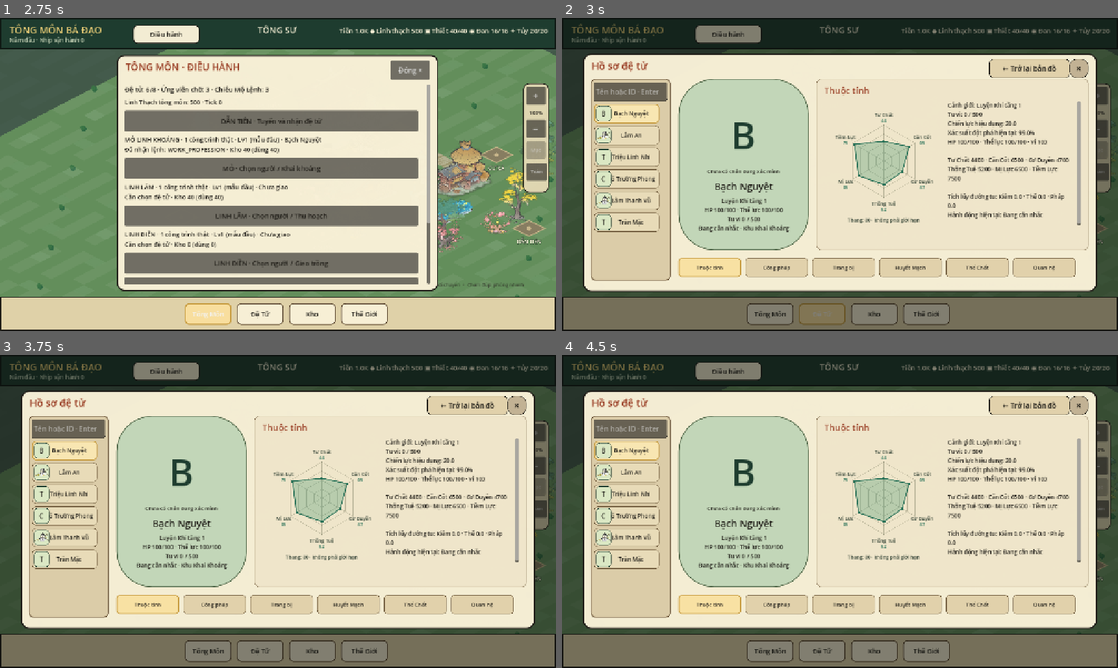
Above: before the commit, frames 1-4 (two rows, left to right).
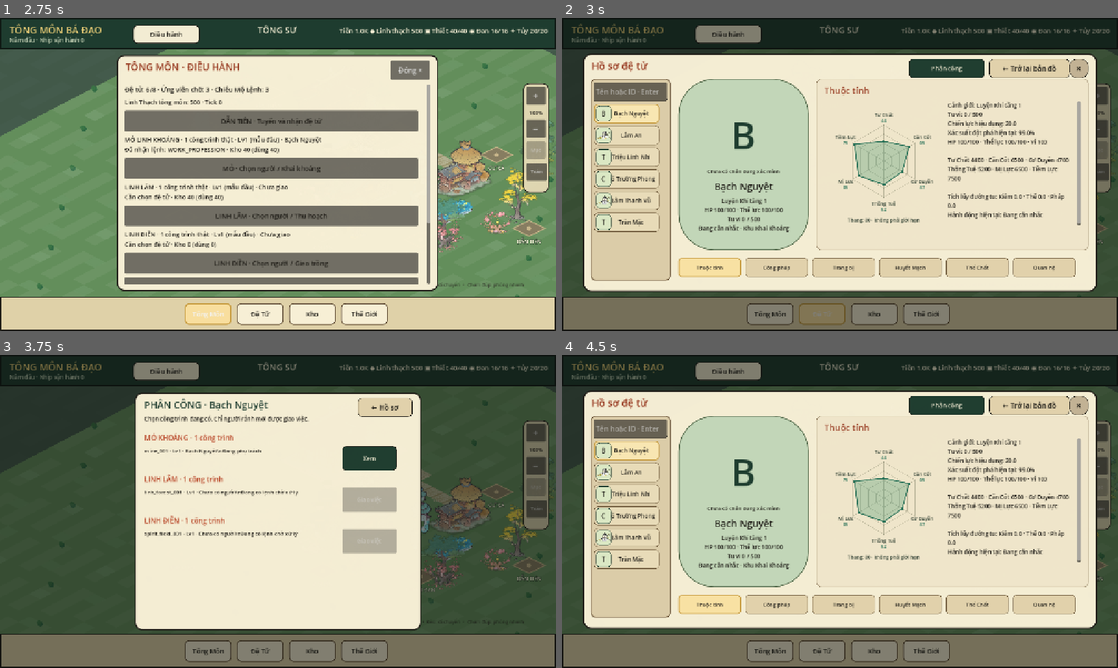
Above: after the commit, the same moments.

Repository: vuanhtuan161094-byte/TongMonBaDao
Game: Godot game, scene res://scenes/p3/p3_2_landscape_sect.tscn
The game is run twice, just before and just after one commit, with the same random seed, the same clock (stepped at 60 frames per second) and the same inputs.
Inputs (mouse positions are in pixels of both pictures, inside the frame that each line leads up to):
- Up to frame 1 (2.75 s): click (177, 115) at 0.52 s; click "Khai khoáng" at 1.25 s; click "Tông Môn" at 2 s
- Up to frame 2 (3 s): click "Đệ Tử" at 2.75 s
- Up to frame 3 (3.75 s): click (383, 405) at 3.5 s, where only the run after the commit has a clickable "Phân công"
- Up to frame 4 (4.5 s): click (945, 408) at 4.25 s, where only the run after the commit has a clickable "← Hồ sơ"

Frame 1 is identical in both runs. In frame 2, 0.8% of the frame differs, in the area x 62-76%, y 13-20%; in frame 3, 51%, in the area x 3-97%, y 11-88%; in frame 4, 0.8%.

Commit message:
feat(G1.5): real quick disciple-to-worksite actions from summary/deep profile [skip ci]

Diff:
--- a/godot/src/presentation/p3_2_landscape_sect.gd
+++ b/godot/src/presentation/p3_2_landscape_sect.gd
@@ -3532,6 +3532,19 @@
     _add_summary_order_button("Nghỉ", Vector2(110, 398), Vector2(82, 38), WorkforceSystem.COMMAND_REST)
     _add_summary_order_button("Về tông", Vector2(198, 398), Vector2(94, 38), WorkforceSystem.COMMAND_RETURN_SECT)
     _add_summary_order_button("Khai khoáng", Vector2(16, 442), Vector2(132, 38), WorkforceSystem.COMMAND_WORK, str(WorkforceSystem.PROF_MINING))
+    # Authentic V2 selects an actual Mine/Forest/Field instance instead of
+    # issuing a generic historical Mine command without a worksite.
+    var quick_assign := Button.new()
+    quick_assign.name = "SummaryQuickAssignment"
+    quick_assign.text = "Phân công"
+    quick_assign.position = Vector2(16,442)
+    quick_assign.size = Vector2(132,38)
+    quick_assign.add_theme_font_size_override("font_size",13)
+    quick_assign.add_theme_stylebox_override("normal",_style(JADE_DARK,INK,1,8))
+    quick_assign.add_theme_color_override("font_color",PAPER_LIGHT)
+    quick_assign.visible = false
+    quick_assign.pressed.connect(_open_selected_disciple_quick_assignment)
+    disciple_summary_panel.add_child(quick_assign)
     _add_summary_order_button("Luyện khí", Vector2(160, 442), Vector2(132, 38), WorkforceSystem.COMMAND_WORK, str(WorkforceSystem.PROF_FORGING))
     # V2 only: a real paid Body-training command replaces the legacy forge
     # shortcut at the same location. It does not act as a free EXP button.
@@ -3573,6 +3586,8 @@
     button.text = text
     if kind == WorkforceSystem.COMMAND_WORK and target == str(WorkforceSystem.PROF_FORGING):
         button.name = "SummaryLegacyForge"
+    if kind == WorkforceSystem.COMMAND_WORK and target == str(WorkforceSystem.PROF_MINING):
+        button.name = "SummaryLegacyMining"
     button.position = pos
     button.size = button_size
     button.add_theme_font_size_override("font_size", 12)
@@ -3641,9 +3656,15 @@
 
     var authentic_v2 := bool(snapshot.get("authentic_v2", false))
     var legacy_forge: Button = disciple_summary_panel.get_node_or_null("SummaryLegacyForge")
+    var legacy_mine: Button = disciple_summary_panel.get_node_or_null("SummaryLegacyMining")
+    var v2_quick: Button = disciple_summary_panel.get_node_or_null("SummaryQuickAssignment")
     var v2_body: Button = disciple_summary_panel.get_node_or_null("SummaryV2BodyTraining")
     if legacy_forge != null:
         legacy_forge.visible = not authentic_v2
+    if legacy_mine != null:
+        legacy_mine.visible = not authentic_v2
+    if v2_quick != null:
+        v2_quick.visible = authentic_v2
     if v2_body != null:
         v2_body.visible = authentic_v2
     var identity: Dictionary = snapshot["identity"]
@@ -3964,6 +3985,157 @@
     deep_restore_summary = true
     _open_disciple_deep_screen(selected_id, "Thuộc tính")
 
+# G1.5: fast disciple-to-building assignment. UI-only, no separate
+# workforce model: every eventual transfer goes through the existing picker
+# and its single-job/canonical-worksite/active-timer guards.
+func _open_selected_disciple_quick_assignment() -> void:
+    if selected_id != &"":
+        _open_disciple_quick_assignment(selected_id)
+
+func _open_disciple_quick_assignment(disciple_id: StringName) -> void:
+    if not state.disciples.has(disciple_id):
+        return
+    var disciple: DiscipleState = state.disciples[disciple_id]
+    var returning_to_summary := _disciple_summary_is_open()
+    selected_id = disciple_id
+    _hide_disciple_summary()
+    _clear_popup()
+    _add_dim()
+
+    var panel := Panel.new()
+    panel.name = "DiscipleQuickAssignment"
+    panel.position = Vector2(310,87)
+    panel.size = Vector2(660,546)
+    panel.add_theme_stylebox_override("panel",_style(PAPER_LIGHT,INK,3,16))
+    popup_layer.add_child(panel)
+
+    var heading := _label(panel,"PHÂN CÔNG · %s" % disciple.display_name,Vector2(22,12),Vector2(475,37),22)
+    heading.add_theme_color_override("font_color",JADE_DARK)
+    var description := _label(panel,"Chọn công trình đang có. Chỉ người rảnh mới được giao việc.",Vector2(22,51),Vector2(604,29),13)
+    description.add_theme_color_override("font_color",INK)
+    var back := Button.new()
+    back.name = "DiscipleQuickAssignmentBack"
+    back.text = "← Hồ sơ"
+    back.position = Vector2(514,12)
+    back.size = Vector2(125,43)
+    back.add_theme_color_override("font_color",INK)
+    back.add_theme_stylebox_override("normal",_style(Color(0.88,0.82,0.67),INK,1,8))
+    back.pressed.connect(Callable(self,"_return_from_disciple_quick_assignment").bind(disciple_id,returning_to_summary))
+    panel.add_child(back)
+
+    var scroll := ScrollContainer.new()
+    scroll.name = "DiscipleQuickAssignmentScroll"
+    scroll.position = Vector2(22,92)
+    scroll.size = Vector2(614,427)
+    panel.add_child(scroll)
+    var rows := VBoxContainer.new()
+    rows.name = "DiscipleQuickAssignmentRows"
+    rows.custom_minimum_size = Vector2(587,0)
+    rows.add_theme_constant_override("separation",8)
+    scroll.add_child(rows)
+
+    var count := 0
+    var definitions := [
+        {"type":BuildingSystem.TYPE_MINE,"name":"MỎ KHOÁNG"},
+        {"type":BuildingSystem.TYPE_LINH_FOREST,"name":"LINH LÂM"},
+        {"type":BuildingSystem.TYPE_SPIRIT_FIELD,"name":"LINH ĐIỀN"}
+    ]
+    for item in definitions:
+        var building_type := StringName(item["type"])
+        var instances := ResourceBuildingExpansionPolicyV2.existing_instances(state,building_type)
+        var group_name := Label.new()
+        group_name.text = "%s · %d công trình" % [str(item["name"]),instances.size()]
+        group_name.add_theme_font_size_override("font_size",16)
+        group_name.add_theme_color_override("font_color",CINNABAR)
+        rows.add_child(group_name)
+        for building in instances:
+            count += 1
+            var occupants := _workforce_occupants(building)
+            var reason := _workforce_candidate_reason(disciple,building,occupants)
+            var already_owner := reason == "Đang phụ trách"
+            var can_assign := reason == "" or already_owner
+            var entry := HBoxContainer.new()
+            entry.name = "QuickAssignRow_%s" % str(building.id)
+            entry.custom_minimum_size = Vector2(582,56)
+            entry.add_theme_constant_override("separation",8)
+            rows.add_child(entry)
+            var info := Label.new()
+            info.name = "QuickAssignStatus_%s" % str(building.id)
+            var busy_worker := ""
+            if occupants.size() == 1 and state.disciples.has(occupants[0]):
+                busy_worker = state.disciples[occupants[0]].display_name
+            var occupation := "Chưa có người" if occupants.is_empty() else (
+                busy_worker if busy_worker != "" else "%d người" % occupants.size()
+            )
+            info.text = "%s · Lv%d · %s\\n%s" % [
+                str(building.id),building.level,occupation,
+                ("Đang phụ trách" if already_owner else "Có thể nhận việc" if reason == "" else reason)
+            ]
+            info.custom_minimum_size = Vector2(448,52)
+            info.autowrap_mode = TextServer.AUTOWRAP_WORD_SMART
+            info.add_theme_font_size_override("font_size",12)
+            info.add_theme_color_override("font_color",INK)
+            entry.add_child(info)
+            var choose := Button.new()
+            choose.name = "QuickAssignTarget_%s" % str(building.id)
+            choose.text = "Xem" if already_owner else "Giao việc"
+            choose.custom_minimum_size = Vector2(125,46)
+            choose.disabled = not can_assign
+            choose.tooltip_text = "Mở công trình đang phụ trách" if already_owner else (
+                "Phân công qua Workforce V2" if reason == "" else reason
+            )
+            choose.add_theme_font_size_override("font_size",13)
+            choose.add_theme_stylebox_override("normal",_style(JADE_DARK,INK,1,8))
+            choose.add_theme_color_override("font_color",PAPER_LIGHT)
+            choose.pressed.connect(Callable(self,"_disciple_quick_assign_target").bind(disciple_id,building.id))
+            entry.add_child(choose)
+    if count == 0:
+        var empty := Label.new()
+        empty.text = "Chưa có Mỏ / Linh Lâm / Linh Điền. Không thể phân công."
+        empty.autowrap_mode = TextServer.AUTOWRAP_WORD_SMART
+        rows.add_child(empty)
+
+func _return_from_disciple_quick_assignment(disciple_id: StringName, to_summary: bool) -> void:
+    if not state.disciples.has(disciple_id):
+        _clear_popup()
+        return
+    _clear_popup()
+    selected_id = disciple_id
+    if to_summary:
+        _show_disciple_summary()
+    else:
+        _open_disciple_deep_screen(disciple_id,"Thuộc tính")
+
+func _disciple_quick_assign_target(disciple_id: StringName, building_id: StringName) -> void:
+    if not state.disciples.has(disciple_id) or not state.buildings.has(str(building_id)):
+        return
+    var building: BuildingState = state.buildings[str(building_id)]
+    var destination := &""
+    match building.building_type:
+        BuildingSystem.TYPE_MINE:
+            destination = SectMapPresentation.DEST_MINE
+        BuildingSystem.TYPE_LINH_FOREST:
+            destination = SectMapPresentation.DEST_LINH_FOREST
+        BuildingSystem.TYPE_SPIRIT_FIELD:
+            destination = SectMapPresentation.DEST_SPIRIT_FIELD
+    if destination == &"":
+        return
+    var reason := _workforce_candidate_reason(
+        state.disciples[disciple_id],building,_workforce_occupants(building)
+    )
+    if reason != "" and reason != "Đang phụ trách":
+        return
+    _open_building(destination)
+    selected_production_instance_id = building_id
+    _refresh_building_operation_content()
+    if reason == "Đang phụ trách":
+        return
+    # This is exactly the same vetted action as a tap on the existing
+    # Worksite picker button, including scheduler/One Active Job guards.
+    _open_workforce_picker(building_id)
+    _workforce_pick_candidate(disciple_id)
+
+
 func _open_disciple_deep_screen(disciple_id: StringName, tab_name: String = "Thuộc tính", preserve_feedback: bool = false) -> void:
     if not state.disciples.has(disciple_id):
         return
@@ -3985,6 +4157,19 @@
 
     var title := _label(panel, "Hồ sơ đệ tử", Vector2(20, 12), Vector2(220, 34), 23)
     title.add_theme_color_override("font_color", CINNABAR.darkened(0.18))
+
+    # Direct player shortcut: pick an EXISTING worksite and use the canonical
+    # Workforce V2 command (no new slot/job/warehouse authority).
+    var quick_assign := Button.new()
+    quick_assign.name = "DeepQuickAssignment"
+    quick_assign.text = "Phân công"
+    quick_assign.position = Vector2(751,12)
+    quick_assign.size = Vector2(174,44)
+    quick_assign.add_theme_font_size_override("font_size",14)
+    quick_assign.add_theme_color_override("font_color",PAPER_LIGHT)
+    quick_assign.add_theme_stylebox_override("normal",_style(JADE_DARK,INK,1,8))
+    quick_assign.pressed.connect(Callable(self,"_open_disciple_quick_assignment").bind(disciple_id))
+    panel.add_child(quick_assign)
 
     var back := Button.new()
     back.name = "BackToMapContext"
